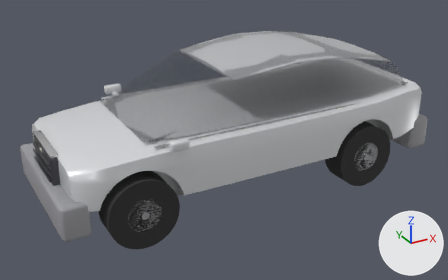
Two versions of the Blender file maybach.blend, one commit apart.
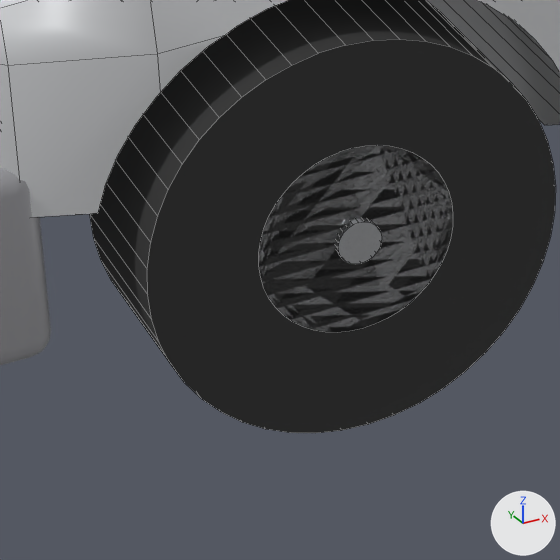
The first picture shows the older version from a 50 mm lens placed at (-3.81, -6.65, 3.93), pointed at (-0.17, -0.05, 0.63). The close-ups show the older and then the newer version on the part from 18% to 40% of the width and 62% to 97% of the height of that picture. Only the edits that show in the close-ups are written down. The axes (+X, +Y, +Z) are drawn at lower right. The lights are the same throughout. The close-ups show mesh edges as thin lines.

Names of what the first close-up shows: 'body', 'bumper_front', 'tire', 'wheel_fl'.
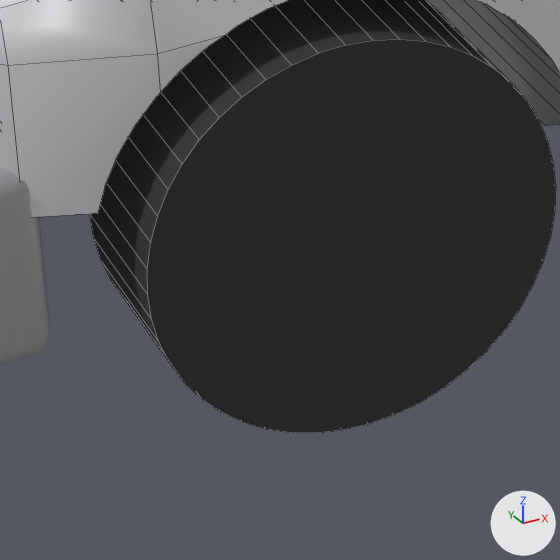
Where the change shows, as pixel boxes (x1, y1, x2, y2) in the close-ups (560 x 560 px):
'wheel_fl', reshaped, turned (not visible afterwards): before (259, 145, 453, 333)
part 1 of me_wheel_fl, deleted: before (259, 145, 453, 333)
part 2 of me_wheel_fl, deleted: before (335, 218, 382, 264)

Patch to the scene script:
```diff
--- a/maybach.blend.py
+++ b/maybach.blend.py
@@ me_wheel_fl @@
 # used by ob_wheel_fl; location = (-1.705, -0.84, 0.42); rotation_euler = (1.571, 0.0, 0.0), in degrees (90, 0, 0)
-me_wheel_fl.from_pydata(...)  # 240 vertices, 126 faces; spans x -0.3..0.3, y -0.3..0.3, z -0.15..0.205
+me_wheel_fl.from_pydata(...)  # 341 vertices, 261 faces; spans x -0.309..0.309, y -0.15..0.145, z -0.309..0.309
+# me_wheel_fl part 1: the loose piece of 96 vertices spanning x -0.2..0.2, y -0.2..0.2, z 0.15..0.19 is deleted
+# me_wheel_fl part 2: the loose piece of 48 vertices spanning x -0.045..0.045, y -0.045..0.045, z 0.185..0.205 is deleted
+# other edits to the shape of me_wheel_fl do not show in these pictures
 me_wheel_fl.materials.append(mat_mat_wheel_fl)
@@ ob_wheel_fl @@
 ob_wheel_fl.location = (-1.705, -0.84, 0.42)
-ob_wheel_fl.rotation_euler = (1.571, 0.0, 0.0)  # degrees (90, 0, 0)
```
